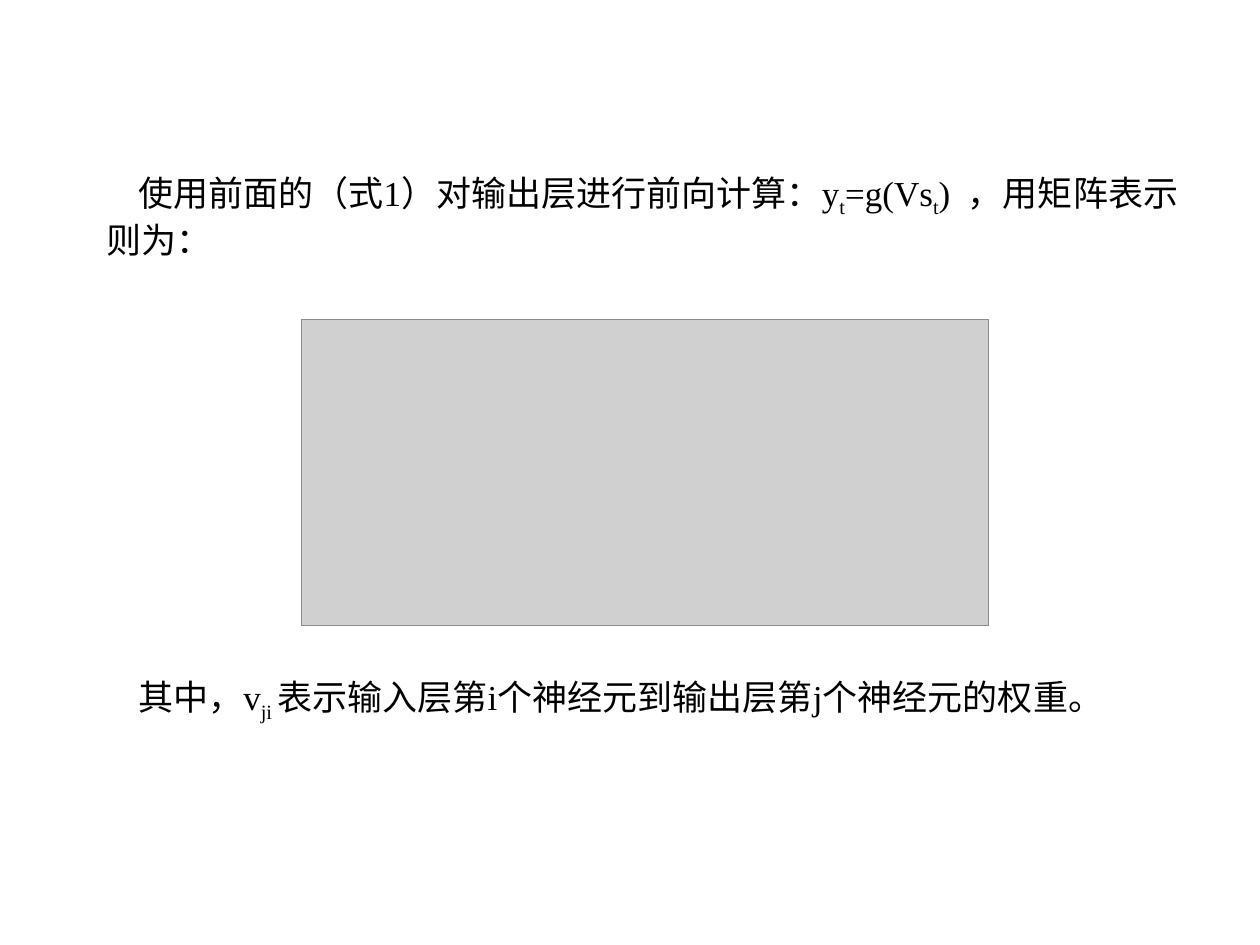
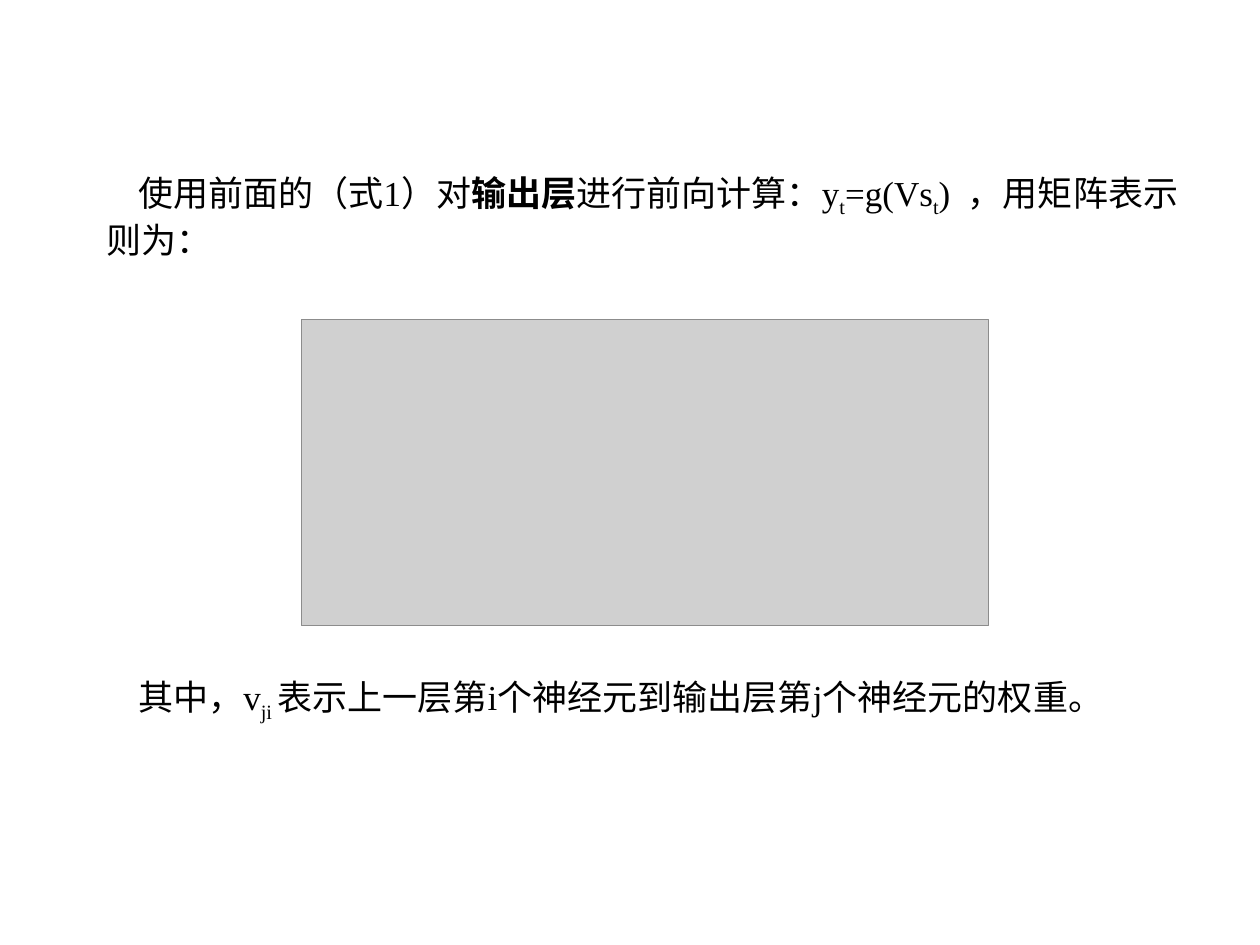
Before and after one commit to sunyisgithub/Git, a slide deck: slide 14 of 循环神经网络（Recurrent Neural Network）.ppt (slide 12 before the commit). Drawn at 1260x945 pixels with LibreOffice and Linux fonts; fonts in the diff are those of the drawing; grey boxes stand for pictures; background and template pictures are left out. Boxes give left, top, right and bottom in pixels: in the first picture for what was removed or moved away, otherwise in the second. Text is boxed around its words. In the diff, an @@ line names an element or a change of style, - is before the commit and + after.

Commit message:
循环神经网络3

```diff
--- a/循环神经网络（Recurrent Neural Network）.ppt
+++ b/循环神经网络（Recurrent Neural Network）.ppt
@@ text at (107, 176, 1178, 256): bold on in "使用前面的（式1）对输出层进行前向计算：yt=g(Vst)" @@
@@ text at (138, 680, 1103, 718): text changed @@
-其中，vji 表示输入层第i个神经元到输出层第j个神经元的权重。
+其中，vji 表示上一层第i个神经元到输出层第j个神经元的权重。
```
Also in this commit, not shown: 5 other slides changed, 5 slides added, 26 slides removed.
